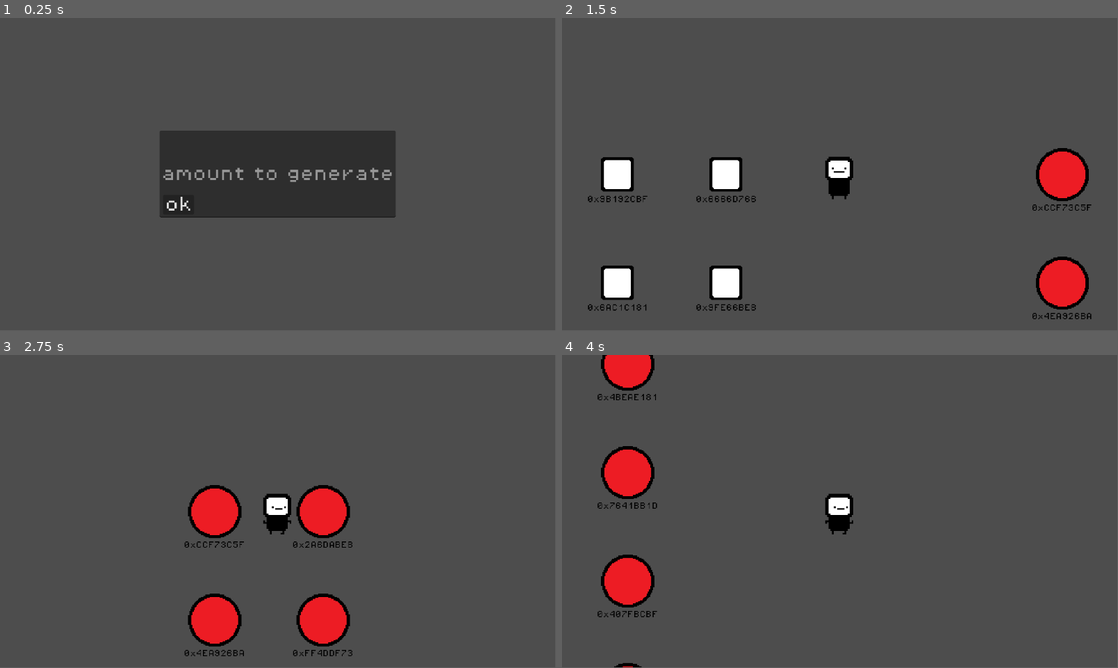
Above: before the commit, frames 1-4 (two rows, left to right).
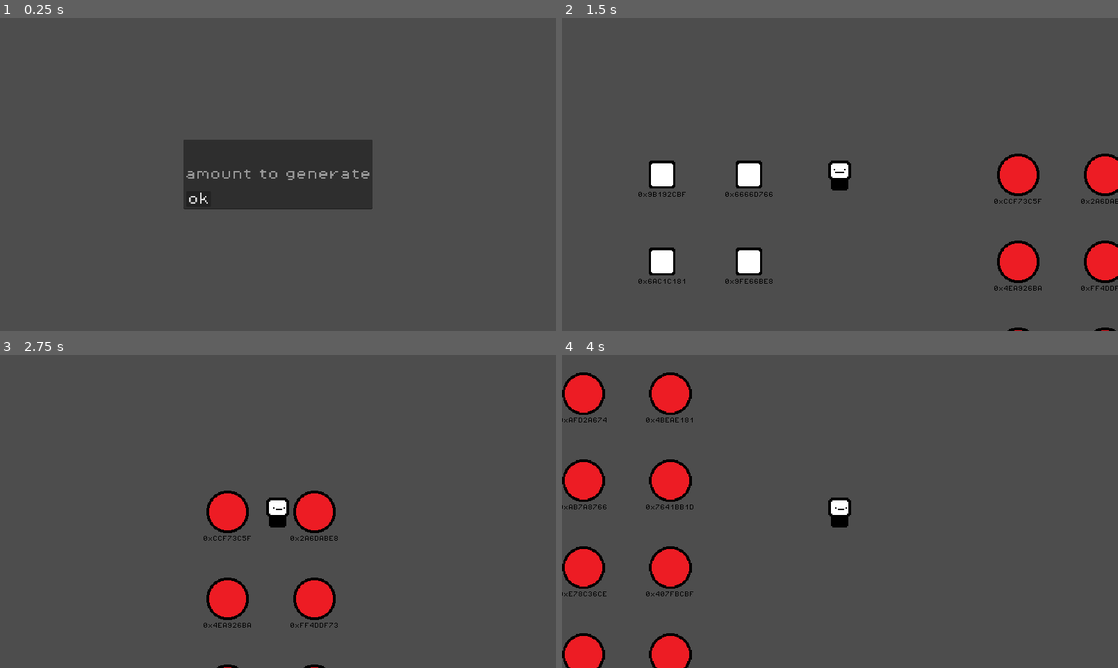
Above: after the commit, the same moments.

Repository: hugobiella/bit-memory
Game: Godot game, scene res://scenes/game.tscn
The game is run twice, just before and just after one commit, with the same random seed, the same clock (stepped at 60 frames per second) and the same inputs.
Inputs (mouse positions are in pixels of both pictures, inside the frame that each line leads up to):
- Up to frame 1 (0.25 s): no input
- Up to frame 2 (1.5 s): click (840, 174) at 0.52 s; type "12" at 0.6 s; click "ok" at 1.25 s
- Up to frame 3 (2.75 s): hold D (move_right) from 2.03 s (still down); hold E (interact) from 2.03 s (still down)
- Up to frame 4 (4 s): release D (move_right) at 2.78 s; release E (interact) at 2.78 s; hold S (move_down) 2.78-3.53 s; tap E (interact) at 2.85 s; hold D (move_right) from 3.53 s (still down); hold E (interact) from 3.53 s (still down)
In our replay, the window is 799x449 before the commit and 800x450 after it. These sizes can differ from the game's own. Grey fills any space a smaller window leaves; there, only what the larger window draws over its background counts as a difference.

The runs differ from the first frame. In frame 1, 4.8% of the frame differs, in the area x 28-72%, y 36-64%; in frame 2, 11%, in the area x 4-100%, y 41-100%; in frame 3, 5.4%; in frame 4, 10%.

Commit message:
sprite changes

Diff:
--- a/new-game-project/project.godot
+++ b/new-game-project/project.godot
@@ -22,6 +22,12 @@
 
 [display]
 
+window/size/viewport_width=480
+window/size/viewport_height=270
+window/size/mode=2
+window/size/window_width_override=1920
+window/size/window_height_override=1080
+window/stretch/mode="canvas_items"
 window/stretch/scale=1.5
 
 [gui]
--- /dev/null
+++ b/new-game-project/scenes/effects/walking.gd
@@ -0,0 +1,11 @@
+extends Node2D
+
+
+# Called when the node enters the scene tree for the first time.
+func _ready():
+	pass # Replace with function body.
+
+
+# Called every frame. 'delta' is the elapsed time since the previous frame.
+func _process(delta):
+	pass
--- /dev/null
+++ b/new-game-project/scenes/effects/walking.tscn
@@ -0,0 +1,9 @@
+[gd_scene load_steps=2 format=3 uid="uid://dud7y3o87pqwc"]
+
+[ext_resource type="Script" path="res://scenes/effects/walking.gd" id="1_ffaf6"]
+
+[node name="Walking" type="Node2D"]
+script = ExtResource("1_ffaf6")
+
+[node name="CPUParticles2D" type="CPUParticles2D" parent="."]
+gravity = Vector2(0, 0)
--- a/new-game-project/scenes/game.gd
+++ b/new-game-project/scenes/game.gd
@@ -2,9 +2,6 @@
 
 var input_scene: PackedScene
 var input_scene_instance: Node
-
-#func _physics_process(delta):
-	#print(Globals.physical_address_array)
 
 func _ready():
 	input_scene = preload("res://scenes/ui/input_manager.tscn")
--- a/new-game-project/scenes/game.tscn
+++ b/new-game-project/scenes/game.tscn
@@ -11,7 +11,7 @@
 [node name="player" parent="." instance=ExtResource("1_1hgf2")]
 
 [node name="Camera2D" type="Camera2D" parent="player"]
-zoom = Vector2(0.6, 0.6)
+zoom = Vector2(0.2, 0.2)
 
 [node name="PackageGenerator3" parent="." instance=ExtResource("3_xmbt7")]
 position = Vector2(-256, 0)
--- a/new-game-project/scenes/player.tscn
+++ b/new-game-project/scenes/player.tscn
@@ -14,100 +14,27 @@
 atlas = ExtResource("2_g6g23")
 region = Rect2(0, 0, 32, 32)
 
-[sub_resource type="AtlasTexture" id="AtlasTexture_tx3md"]
-atlas = ExtResource("2_g6g23")
-region = Rect2(32, 0, 32, 32)
-
-[sub_resource type="AtlasTexture" id="AtlasTexture_pbynt"]
-atlas = ExtResource("2_g6g23")
-region = Rect2(0, 32, 32, 32)
-
-[sub_resource type="AtlasTexture" id="AtlasTexture_lspmj"]
-atlas = ExtResource("2_g6g23")
-region = Rect2(32, 32, 32, 32)
-
-[sub_resource type="AtlasTexture" id="AtlasTexture_r7etk"]
-atlas = ExtResource("2_g6g23")
-region = Rect2(32, 32, 32, 32)
-
-[sub_resource type="AtlasTexture" id="AtlasTexture_bbblh"]
-atlas = ExtResource("2_g6g23")
-region = Rect2(0, 32, 32, 32)
-
-[sub_resource type="AtlasTexture" id="AtlasTexture_3xdmy"]
-atlas = ExtResource("2_g6g23")
-region = Rect2(32, 0, 32, 32)
-
-[sub_resource type="AtlasTexture" id="AtlasTexture_6sjbt"]
-atlas = ExtResource("2_g6g23")
-region = Rect2(0, 0, 32, 32)
-
 [sub_resource type="AtlasTexture" id="AtlasTexture_w37vk"]
 atlas = ExtResource("3_gnyn7")
 region = Rect2(0, 0, 32, 32)
-
-[sub_resource type="AtlasTexture" id="AtlasTexture_ho11y"]
-atlas = ExtResource("3_gnyn7")
-region = Rect2(0, 32, 32, 32)
 
 [sub_resource type="AtlasTexture" id="AtlasTexture_8qa6r"]
 atlas = ExtResource("4_1725w")
 region = Rect2(0, 0, 32, 32)
 
-[sub_resource type="AtlasTexture" id="AtlasTexture_8iu1q"]
-atlas = ExtResource("4_1725w")
-region = Rect2(32, 0, 32, 32)
-
-[sub_resource type="AtlasTexture" id="AtlasTexture_26bmu"]
-atlas = ExtResource("4_1725w")
-region = Rect2(32, 32, 32, 32)
-
-[sub_resource type="AtlasTexture" id="AtlasTexture_r52xw"]
-atlas = ExtResource("5_0qndy")
-region = Rect2(32, 0, 32, 32)
-
-[sub_resource type="AtlasTexture" id="AtlasTexture_xloua"]
+[sub_resource type="AtlasTexture" id="AtlasTexture_xvctg"]
 atlas = ExtResource("5_0qndy")
 region = Rect2(0, 0, 32, 32)
-
-[sub_resource type="AtlasTexture" id="AtlasTexture_rnqh2"]
-atlas = ExtResource("5_0qndy")
-region = Rect2(0, 32, 32, 32)
 
 [sub_resource type="AtlasTexture" id="AtlasTexture_gel71"]
 atlas = ExtResource("6_mwa1j")
 region = Rect2(0, 0, 32, 32)
-
-[sub_resource type="AtlasTexture" id="AtlasTexture_uf556"]
-atlas = ExtResource("6_mwa1j")
-region = Rect2(0, 32, 32, 32)
 
 [sub_resource type="SpriteFrames" id="SpriteFrames_1fndr"]
 animations = [{
 "frames": [{
 "duration": 1.0,
 "texture": SubResource("AtlasTexture_gx1jo")
-}, {
-"duration": 1.0,
-"texture": SubResource("AtlasTexture_tx3md")
-}, {
-"duration": 1.0,
-"texture": SubResource("AtlasTexture_pbynt")
-}, {
-"duration": 1.0,
-"texture": SubResource("AtlasTexture_lspmj")
-}, {
-"duration": 1.0,
-"texture": SubResource("AtlasTexture_r7etk")
-}, {
-"duration": 1.0,
-"texture": SubResource("AtlasTexture_bbblh")
-}, {
-"duration": 1.0,
-"texture": SubResource("AtlasTexture_3xdmy")
-}, {
-"duration": 1.0,
-"texture": SubResource("AtlasTexture_6sjbt")
 }],
 "loop": true,
 "name": &"idle",
@@ -116,9 +43,6 @@
 "frames": [{
 "duration": 1.0,
 "texture": SubResource("AtlasTexture_w37vk")
-}, {
-"duration": 1.0,
-"texture": SubResource("AtlasTexture_ho11y")
 }],
 "loop": true,
 "name": &"run_down",
@@ -127,12 +51,6 @@
 "frames": [{
 "duration": 1.0,
 "texture": SubResource("AtlasTexture_8qa6r")
-}, {
-"duration": 1.0,
-"texture": SubResource("AtlasTexture_8iu1q")
-}, {
-"duration": 1.0,
-"texture": SubResource("AtlasTexture_26bmu")
 }],
 "loop": true,
 "name": &"run_left",
@@ -140,13 +58,7 @@
 }, {
 "frames": [{
 "duration": 1.0,
-"texture": SubResource("AtlasTexture_r52xw")
-}, {
-"duration": 1.0,
-"texture": SubResource("AtlasTexture_xloua")
-}, {
-"duration": 1.0,
-"texture": SubResource("AtlasTexture_rnqh2")
+"texture": SubResource("AtlasTexture_xvctg")
 }],
 "loop": true,
 "name": &"run_right",
@@ -155,9 +67,6 @@
 "frames": [{
 "duration": 1.0,
 "texture": SubResource("AtlasTexture_gel71")
-}, {
-"duration": 1.0,
-"texture": SubResource("AtlasTexture_uf556")
 }],
 "loop": true,
 "name": &"run_up",
@@ -180,4 +89,3 @@
 scale = Vector2(4.0625, 4.0625)
 sprite_frames = SubResource("SpriteFrames_1fndr")
 animation = &"idle"
-frame_progress = 0.0312949
--- a/new-game-project/scenes/score_generator.gd
+++ b/new-game-project/scenes/score_generator.gd
@@ -1,7 +1,6 @@
 extends Node2D
 
 @export var package_scene: PackedScene
-@export var spawn_area_radius: float = 200.0
 var score_generated: Array = []
 
 var grid_offset = 250
Not shown: 1 places in new-game-project/scenes/player.tscn that only renumber resources
Binary file changed: new-game-project/sprites/idle.png
Binary file changed: new-game-project/sprites/run_down.png
Binary file changed: new-game-project/sprites/run_left.png
Binary file changed: new-game-project/sprites/run_right.png
Binary file changed: new-game-project/sprites/run_up.png
